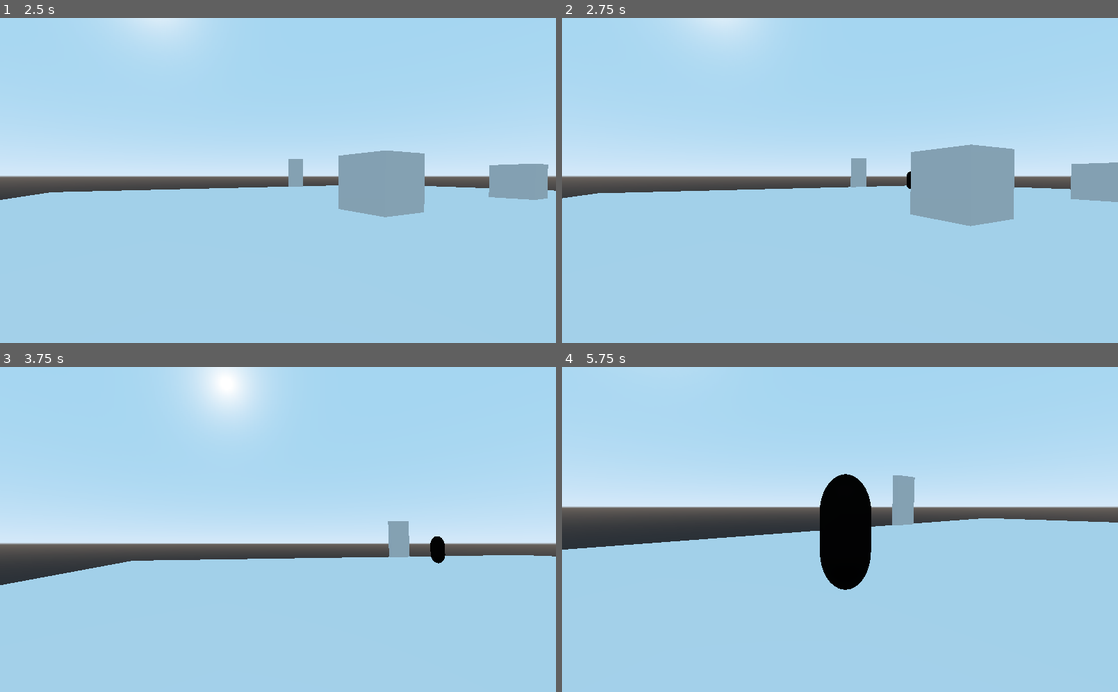
Above: before the commit, frames 1-4 (two rows, left to right).
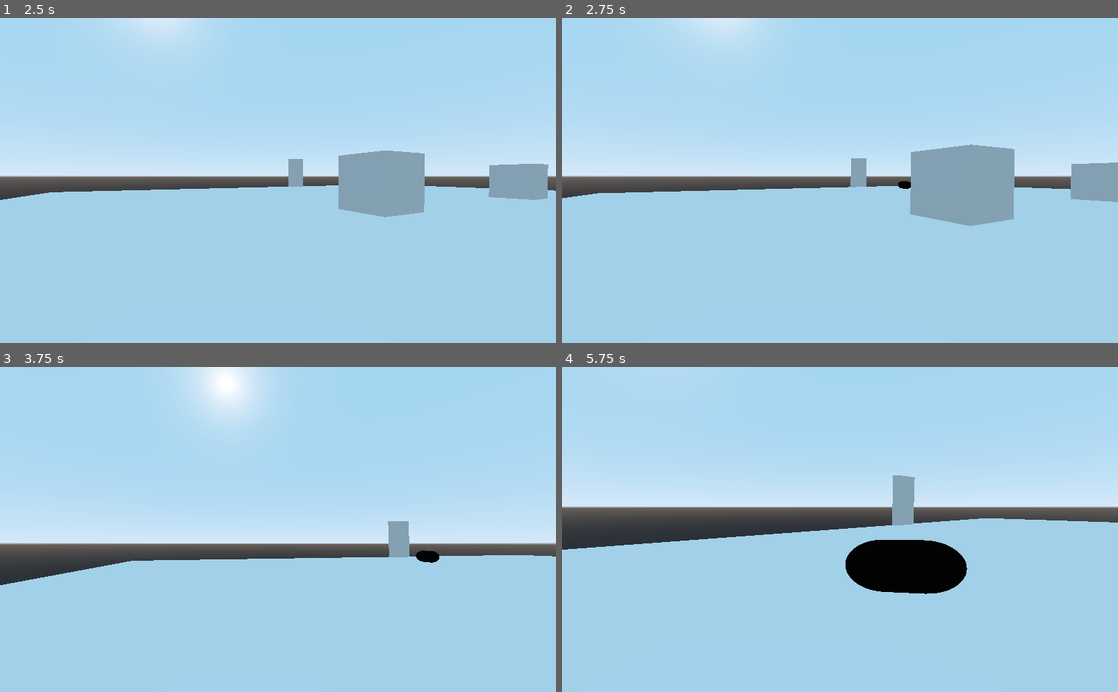
Above: after the commit, the same moments.

Repository: Xwilarg/EscapeTheCrunch
Game: Godot game, scene res://Resources/Scenes/FPSController.tscn
Same seed, same stepped clock (60 frames per second), same inputs: the game is played once before the commit and once after it.
Inputs (mouse positions are in pixels of both pictures, inside the frame that each line leads up to):
- Up to frame 1 (2.5 s): click (278, 138) at 0.52 s; type "12" at 0.6 s; click (278, 154) at 0.75 s; type "12" at 0.83 s; click "Host" at 1.25 s; tap Enter at 2 s; move the mouse to (305, 180) at 2.02 s; hold W (move_forward) from 2.03 s (still down); hold E (action) from 2.03 s (still down)
- Up to frame 2 (2.75 s): keep holding W (move_forward); keep holding E (action)
- Up to frame 3 (3.75 s): keep holding W (move_forward); move the mouse to (250, 529) at 2.77 s; release E (action) at 2.78 s; tap E (action) at 2.85 s; move the mouse to (289, 523) at 3.52 s; hold E (action) from 3.53 s (still down)
- Up to frame 4 (5.75 s): keep holding W (move_forward); move the mouse to (834, 536) at 4.27 s; release E (action) at 4.28 s; tap E (action) at 4.35 s; move the mouse to (878, 532) at 5.02 s; hold E (action) from 5.03 s (still down)

Frame 1 is identical in both runs. In frame 2, less than 0.1% of the frame differs, in the area x 60-63%, y 47-53%; in frame 3, 0.2%; in frame 4, 5.0%, in the area x 46-73%, y 32-70%.

Commit message:
pushing not working rotation

Diff:
--- a/Resources/Scenes/Boss.gd
+++ b/Resources/Scenes/Boss.gd
@@ -33,6 +33,9 @@
 	if pos.distance_to(target_point) > 1:
 		# Calculate the velocity.
 		vel = (target_point - pos).slide(n).normalized() * speed;
+	var angle = Vector2(pos.x, pos.z).angle_to_point(Vector2(target_point.x, target_point.z));
+	print(angle);
+	self.set_rotation(Vector3(0, angle, 0));
 	move_and_slide(vel, Vector3(0, 1, 0));
 
 func _physics_process(delta):
--- a/Resources/World.gd
+++ b/Resources/World.gd
@@ -27,7 +27,9 @@
 	self.add_child(Instance);
 
 func update_unit(NewData, currentUnit):
-	currentUnit.translation = NewData["pos"];
+	if (currentUnit.translation.distance_to(NewData["pos"]) > 1.5):
+		currentUnit.translation = NewData["pos"];
+	currentUnit.move_to(NewData["pos"]);
 
 func prepare_packet(obj):
 	var packet = {};
